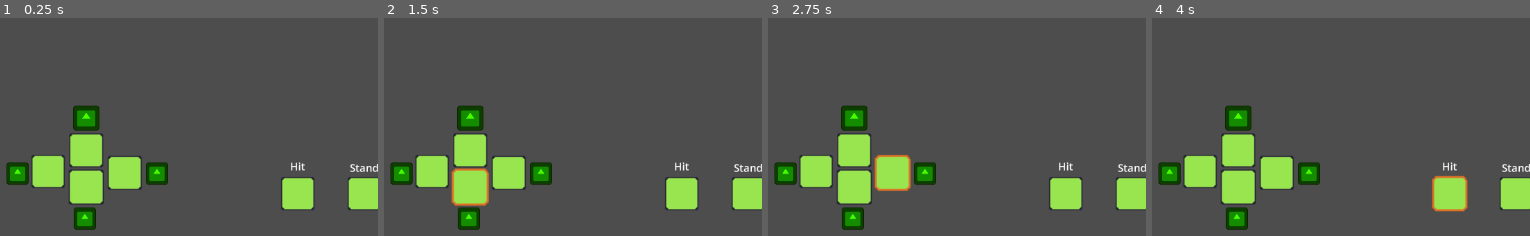
Above: before the commit, frames 1-4 (left to right).
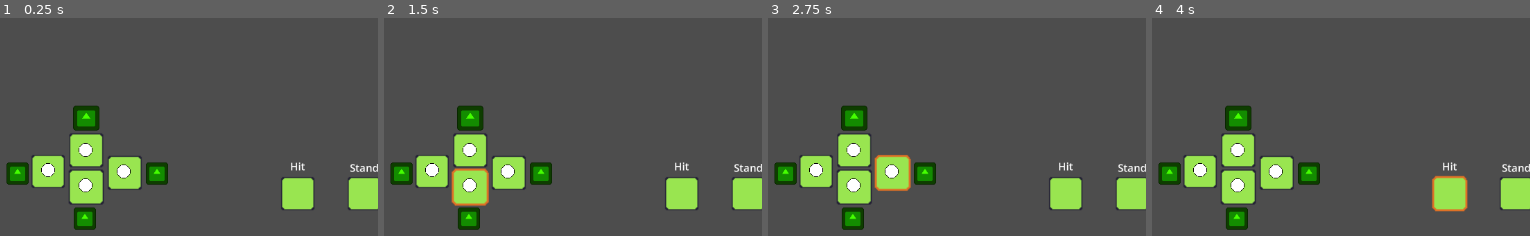
Above: after the commit, the same moments.

Repository: 7minutech/BlackJack_CS339_Team_Game_1
Game: Godot game, scene res://Scenes/main.tscn
Two runs of this game, one before a commit and one after it. Both use one fixed random seed, a clock stepped at 60 frames per second and the inputs below. The engine's default icon, where the game draws it, is replaced by a stand-in: a white triangle on a blue panel in a dark square.
Inputs (mouse positions are % of the whole screen's width and height, from its top left):
- Up to frame 1 (0.25 s): no input
- Up to frame 2 (1.5 s): click (6, 85) at 0.5 s; click (11, 89) at 1.25 s
- Up to frame 3 (2.75 s): click (16, 86) at 2 s
- Up to frame 4 (4 s): click (11, 80) at 2.75 s; click "Hit" at 3.5 s
The pictures show only the part of the screen within x 0-50%, y 50-100%; the shares and areas given below are measured in that part.

The runs differ from the first frame. In frame 1, 0.8% of the frame differs, in the area x 10-35%, y 57-81%; in frame 2, 0.8%; in frame 3, 0.8%; in frame 4, 0.8%.

Commit message:
HUD.tscn{Added placeholder sprites for ability symbols}; abilities.gd{Added functionality to populate dictionary with ability info}; ability.gd{Added multiple setter/getter methods}; hud.gd{Added potentially working code to set the active/passive descriptions on the hud; Added potentially working code to adjust the displayed ability sprites};

Diff:
--- a/blackjack/Scenes/HUD.tscn
+++ b/blackjack/Scenes/HUD.tscn
@@ -8,6 +8,7 @@
 [ext_resource type="Texture2D" uid="uid://1xrcaqipryf0" path="res://Assets/Buttons/Button_Disabled.png" id="5_gxb08"]
 [ext_resource type="BitMap" uid="uid://dtf335br4pmn8" path="res://Assets/Buttons/Button_Bitmap.png" id="6_5ll0s"]
 [ext_resource type="Texture2D" uid="uid://cff656hut0g06" path="res://Assets/Buttons/Button_Focused.png" id="6_nw2xv"]
+[ext_resource type="Texture2D" uid="uid://cgw2pf75mdkgo" path="res://Assets/Sprites/chip/chip.png" id="9_hjerj"]
 
 [sub_resource type="InputEventAction" id="InputEventAction_d7fav"]
 action = &"UseLeft"
@@ -90,6 +91,10 @@
 scale = Vector2(0.5, 0.5)
 texture = ExtResource("1_a1nua")
 
+[node name="AbilitySymbol_Left" type="Sprite2D" parent="Button_Left"]
+position = Vector2(116, 86)
+texture = ExtResource("9_hjerj")
+
 [node name="Button_Down" type="TextureButton" parent="."]
 offset_left = 68.0
 offset_top = 514.0
@@ -112,6 +117,10 @@
 scale = Vector2(0.5, 0.5)
 texture = ExtResource("1_a1nua")
 
+[node name="AbilitySymbol_Down" type="Sprite2D" parent="Button_Down"]
+position = Vector2(128, 90)
+texture = ExtResource("9_hjerj")
+
 [node name="Button_Right" type="TextureButton" parent="."]
 offset_left = 139.0
 offset_top = 495.0
@@ -133,6 +142,10 @@
 scale = Vector2(0.5, 0.5)
 texture = ExtResource("1_a1nua")
 
+[node name="AbilitySymbol_Right" type="Sprite2D" parent="Button_Right"]
+position = Vector2(96, 88)
+texture = ExtResource("9_hjerj")
+
 [node name="Button_Up" type="TextureButton" parent="."]
 offset_left = 87.0
 offset_top = 453.0
@@ -154,6 +167,10 @@
 position = Vector2(92, 18)
 scale = Vector2(0.59375, 0.5625)
 texture = ExtResource("1_a1nua")
+
+[node name="AbilitySymbol_Up" type="Sprite2D" parent="Button_Up"]
+position = Vector2(90, 110)
+texture = ExtResource("9_hjerj")
 
 [node name="Info_Active" type="RichTextLabel" parent="."]
 offset_left = 960.0
--- a/blackjack/Scripts/abilities.gd
+++ b/blackjack/Scripts/abilities.gd
@@ -4,7 +4,7 @@
 const ABILITIES_FILE: String = "res://InformationFiles/AbilityInfo.txt";
 const A_NUMS: Array[int] = [1, 2, 3, 4, 5, 6, 7, 8, 9, 10, 11, 12]
 var a_available: Array[int] = A_NUMS.duplicate()
-var a_list: Dictionary
+var a_list: Dictionary = {}
 
 # Called when the node enters the scene tree for the first time.
 func _ready() -> void:
@@ -15,12 +15,12 @@
 	pass
 
 #Function to build the dictionary of abilities
-func build_Dict() -> void:
+func add_To_Dict(key: String, value: Node2D) -> void:
 	#The keys should be the names of the abilities and the values should be the corresponding ability scene
-	pass
+	a_list[key] = value
 
-#Function to create the selction of abilities to show the player after each level
-func createSelection() -> PackedScene:
+#Function to create the selection of abilities to show the player after each level
+func createSelection() -> void:
 	for num in getNums():
 		print("Ability Number " + str(num))
 		match num:
@@ -30,6 +30,7 @@
 				var details: Array[String] = getLineFromFile(ABILITIES_FILE, num)
 				fillAbility(details, a_scene)
 				self.add_child(a_scene)
+				add_To_Dict(a_scene.getName(), a_scene)
 			2:
 				var a_scene = ability.instantiate()
 				var details: Array[String] = getLineFromFile(ABILITIES_FILE, num)
@@ -87,7 +88,6 @@
 				self.add_child(a_scene)
 			_:
 				print("Invalid number supplied to Abilities.createSelection()")
-	return null
 
 # Function to get the numbers for the next abilities to be shown to the player
 func getNums() -> Array[int]:
--- a/blackjack/Scripts/ability.gd
+++ b/blackjack/Scripts/ability.gd
@@ -27,20 +27,30 @@
 func isActive() -> bool:
 	return active
 
-#Function to set the description of the ability
+#Functions to set and get the description of the ability
 func setDescription(desc: String) -> void:
 	description = desc
-#Function to set the cooldown of the ability
+func getDescription() -> String:
+	return description
+
+#Functions to set and get the cooldown of the ability
 func setCooldown(cd: int) -> void:
 	cooldown = cd
+func getCooldown() -> int:
+	return cooldown
 
-#Function to set the name of an ability
+#Functions to set and get the name of an ability
 func setName(n: String) -> void:
 	self.name = n
+func getName() -> String:
+	return name
 
 #Function to assign the correct ability sprite
 func setSkin(sprite: CompressedTexture2D) -> void:
 	$Skin.texture = sprite
+#Function to retrieve the ability's sprite
+func getSkin() -> CompressedTexture2D:
+	return $Skin.texture
 
 func _to_string() -> String:
 	return self.name + ": " + self.description + "\n" + "Status = " + self.status + " || Cooldown: " + str(self.cooldown)
--- a/blackjack/Scripts/hud.gd
+++ b/blackjack/Scripts/hud.gd
@@ -5,7 +5,9 @@
 
 # Called when the node enters the scene tree for the first time.
 func _ready() -> void:
-	pass # Replace with function body.
+	addAbilities()
+	setActivesDescriptions()
+	setPassivesDescription()
 
 
 # Called every frame. 'delta' is the elapsed time since the previous frame.
@@ -17,35 +19,50 @@
 	pass
 
 #Functions to get ability information from player
-func getAbilityDescription() -> void:
+func getAbilityDescription(ablty: PackedScene) -> void:
 	pass
 func getAbilityTexture() -> void:
 	pass
 
 #Function to adjust displayed info based on current abilities
 func setActivesDescriptions() -> void:
-	pass
-func setPassiveDescription() -> void:
-	pass
+	for ablty in activesList:
+		$Info_Active.append_text(ablty.getDescription() + "\n")
+func setPassivesDescription() -> void:
+	for ablty in activesList:
+		$Info_Passive.append_text(ablty.getDescription() + "\n")
 
 #Functions to store information about an added ability
-func addAbility() -> void:
+func addAbilities() -> void:
 	var ablty: Array[PackedScene] = get_tree().current_scene.find_child("Player").getAbilities()
+	var indexCounter: int = 0
 	for a in ablty:
 		if a.isActive():
 			activesList.append(a)
 		else:
 			passivesList.append(a)
+		match indexCounter:
+			0:
+				setDown(a.getSkin())
+			1:
+				setRight(a.getSkin())
+			2:
+				setLeft(a.getSkin())
+			3:
+				setUp(a.getSkin())
+			_:
+				print("Invalid value")
+		indexCounter += 1
 
-#Functions to assign an ability to a button
-func setLeft() -> void:
-	pass
-func setDown() -> void:
-	pass
-func setRight() -> void:
-	pass
-func setUp() -> void:
-	pass
+#Functions to assign an ability and a skin to a button
+func setLeft(skin: CompressedTexture2D) -> void:
+	$Button_Left/AbilitySymbol_Left.texture = skin
+func setDown(skin: CompressedTexture2D) -> void:
+	$Button_Down/AbilitySymbol_Down.texture = skin
+func setRight(skin: CompressedTexture2D) -> void:
+	$Button_Right/AbilitySymbol_Right.texture = skin
+func setUp(skin: CompressedTexture2D) -> void:
+	$Button_Up/AbilitySymbol_Up.texture = skin
 
 #Function to set InputSymbol Sprite textures
 func setInputType() -> void:
Not shown: 1 places in blackjack/Scenes/HUD.tscn that only renumber resources
